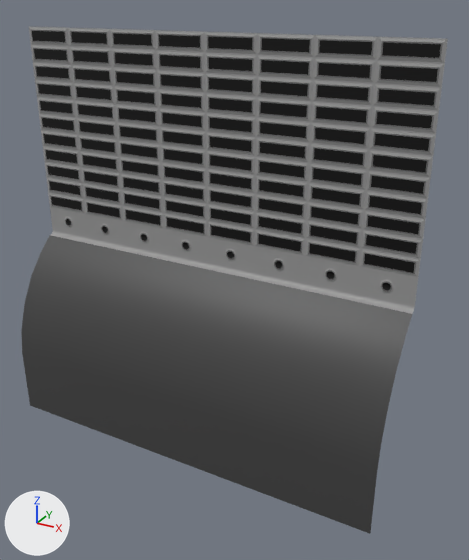
What one commit did to the Blender file waves/Assets/Meshes/Background.blend.
The view is the same before and after, from a 50 mm lens placed at (9.11, -14.98, 6.85), pointed at (1.16, -0.54, -0.37). Arrows for +X, +Y and +Z are at lower left; the lights stay in place.

The first picture shows '1-10', '1-11', '1-5', '1-7', '1-8', '1-9', '2-11', '2-6', '2-7', '2-9', '3-10', 'BackPlate'.
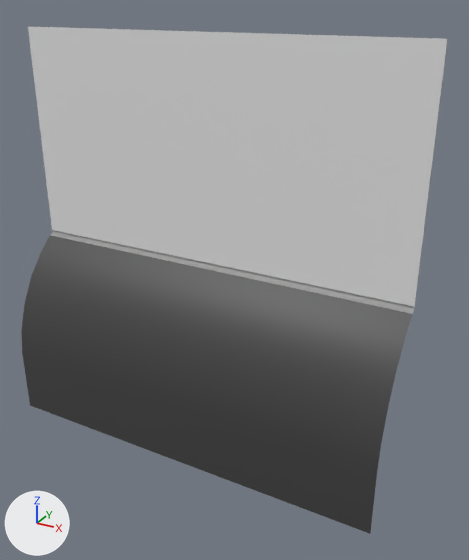
Pixel boxes [x1, y1, x2, y2] of what changed, in the pictures (469 x 560 px):
```json
{"part": 1, "of": "me_plane", "change": "added", "after": [28, 26, 447, 307]}
```

Edits to the scene script, one JSON object a line:
```json
{"op": "add", "block": "mat_material_001", "code": ["mat_material_001 = principled_material('Material.001')", "mat_material_001.base_color = (0.8, 0.8, 0.8)  # white #e7e7e7"]}
{"block": "me_plane", "where": "me_plane.from_pydata(...)  # 1551 vertices, 1360 faces; spans x -6.0..6.0, y -6.0..6.0, z 0.0..2.0"}
{"block": "me_plane", "where": "# used by ob_backplate; location = (0.0, 0.0, 0.0); rotation_euler = (1.571, 0.0, 0.0), in degrees (90, 0, 0)"}
{"block": "me_plane", "where": "# verts and faces of me_plane; kept vertices keep their numbers, new ones are numbered from 1551"}
{"block": "me_plane", "change": "me_plane part 1"}
{"op": "add", "block": "me_plane", "code": "verts[1551] = (6.0, 6.0, 0.03)  # pixel (447, 38)"}
{"op": "add", "block": "me_plane", "code": "verts[1552] = (-6.0, 6.0, 0.03)  # pixel (27, 26)"}
{"op": "add", "block": "me_plane", "code": "verts[1553] = (6.0, -0.27, 0.03)  # pixel (414, 306)"}
{"op": "add", "block": "me_plane", "code": "verts[1554] = (-6.0, -0.27, 0.03)  # pixel (52, 229)"}
{"op": "add", "block": "me_plane", "code": "faces += [(1551, 1553, 1554, 1552)]  # mat_material_001 (white #e7e7e7)"}
{"op": "add", "block": "me_plane", "code": "me_plane.materials.append(mat_material_001)  # white #e7e7e7"}
```
